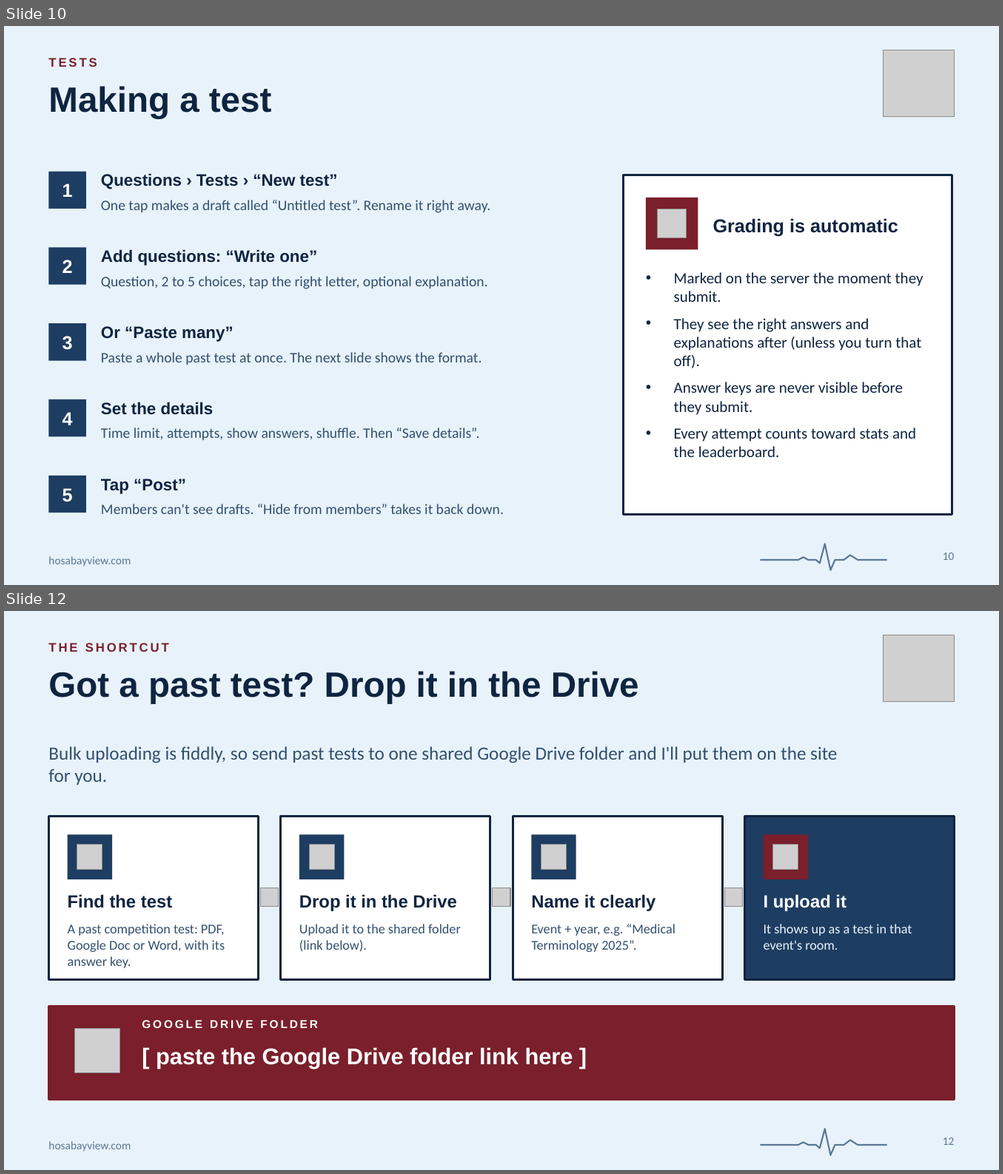
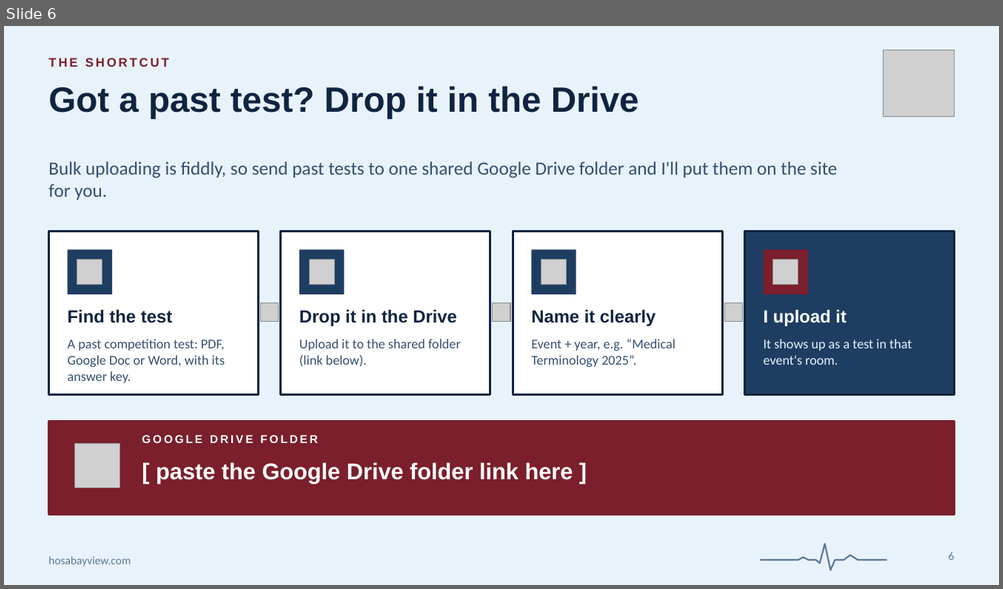
Before and after one commit to claudeforeveryone/hosa-bayview, a slide deck: docs/presentations/hosa-bayview-admin-guide.pptx. Shown one above the other, each under a label of ours: slides 10 and 12 before the commit, slide 6 after it; the slides between them are not shown. The pictures are 1003x1174 and 1003x589 pixels, drawn with LibreOffice and Linux fonts; fonts in the diff are those of the drawing; grey boxes stand for pictures. Boxes give left, top, right and bottom in pixels: in the first picture for what was removed or moved away, otherwise in the second. Text is boxed around its words. In the diff, an @@ line names an element or a change of style, - is before the commit and + after.

```diff
--- a/docs/presentations/hosa-bayview-admin-guide.pptx
+++ b/docs/presentations/hosa-bayview-admin-guide.pptx
@@ slide 10 removed at bbox=[4, 26, 999, 585], background #E8F2FA; not listed: 1 template element that a slide beside it also shows @@
@@ text removed at bbox=[48, 58, 96, 67] @@
-TESTS
@@ picture removed at bbox=[883, 50, 954, 116] @@
@@ title removed at bbox=[48, 86, 272, 118] @@
-Making a test
@@ rectangle removed at bbox=[48, 172, 86, 209] @@
@@ text removed at bbox=[101, 173, 338, 190] @@
-Questions › Tests › “New test”
@@ rectangle removed at bbox=[623, 175, 951, 514] @@
@@ text removed at bbox=[62, 184, 73, 197] @@
-1
@@ text removed at bbox=[101, 200, 491, 213] @@
-One tap makes a draft called “Untitled test”. Rename it right away.
@@ rectangle removed at bbox=[646, 198, 698, 249] @@
@@ picture removed at bbox=[657, 209, 686, 238] @@
@@ text removed at bbox=[713, 218, 898, 236] @@
-Grading is automatic
@@ rectangle removed at bbox=[48, 247, 86, 285] @@
@@ text removed at bbox=[62, 260, 73, 273] @@
-2
@@ text removed at bbox=[101, 249, 317, 266] @@
-Add questions: “Write one”
@@ text removed at bbox=[101, 276, 487, 289] @@
-Question, 2 to 5 choices, tap the right letter, optional explanation.
@@ text removed at bbox=[674, 272, 923, 457] @@
-• Marked on the server the moment they submit.
-• They see the right answers and explanations after (unless you turn that off).
-• Answer keys are never visible before they submit.
-• Every attempt counts toward stats and the leaderboard.
@@ rectangle removed at bbox=[48, 323, 86, 361] @@
@@ text removed at bbox=[62, 336, 73, 350] @@
-3
@@ text removed at bbox=[101, 326, 233, 342] @@
-Or “Paste many”
@@ text removed at bbox=[101, 352, 481, 365] @@
-Paste a whole past test at once. The next slide shows the format.
@@ rectangle removed at bbox=[48, 400, 86, 437] @@
@@ text removed at bbox=[101, 402, 213, 415] @@
-Set the details
@@ text removed at bbox=[62, 412, 73, 426] @@
-4
@@ text removed at bbox=[101, 428, 480, 440] @@
-Time limit, attempts, show answers, shuffle. Then “Save details”.
@@ rectangle removed at bbox=[48, 476, 86, 513] @@
@@ text removed at bbox=[62, 488, 73, 503] @@
-5
@@ text removed at bbox=[101, 479, 186, 494] @@
-Tap “Post”
@@ text removed at bbox=[101, 504, 504, 514] @@
-Members can't see drafts. “Hide from members” takes it back down.
@@ freeform shape removed at bbox=[760, 544, 887, 571] @@
@@ page number removed at bbox=[942, 553, 954, 560] @@
-10
@@ what was slide 12 is now slide 6 @@
@@ page number at bbox=[948, 552, 954, 560]: text changed @@
-12
+6
```
Also in this commit, not shown: 5 slides changed, 5 slides added, 16 other slides removed, 3 other files.
